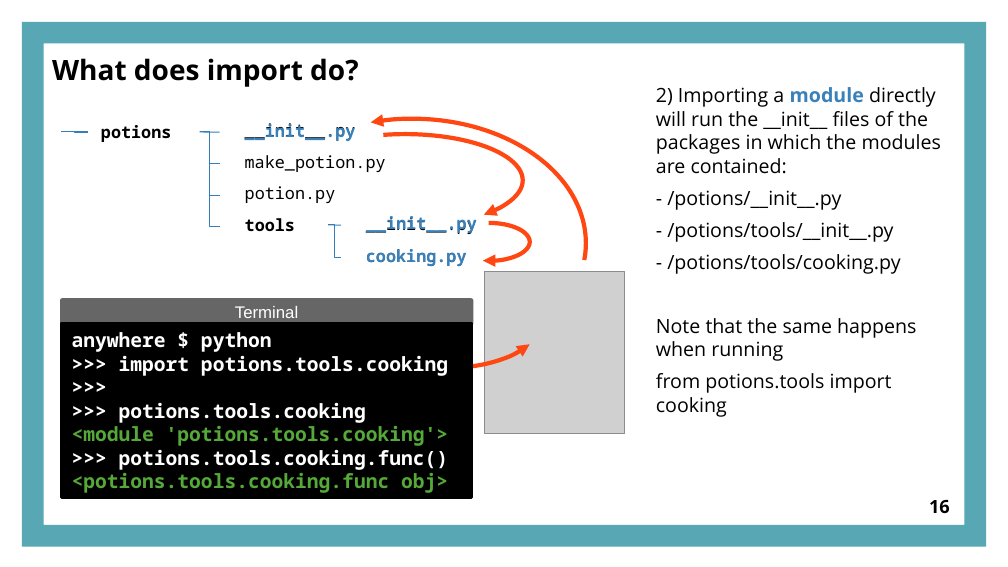
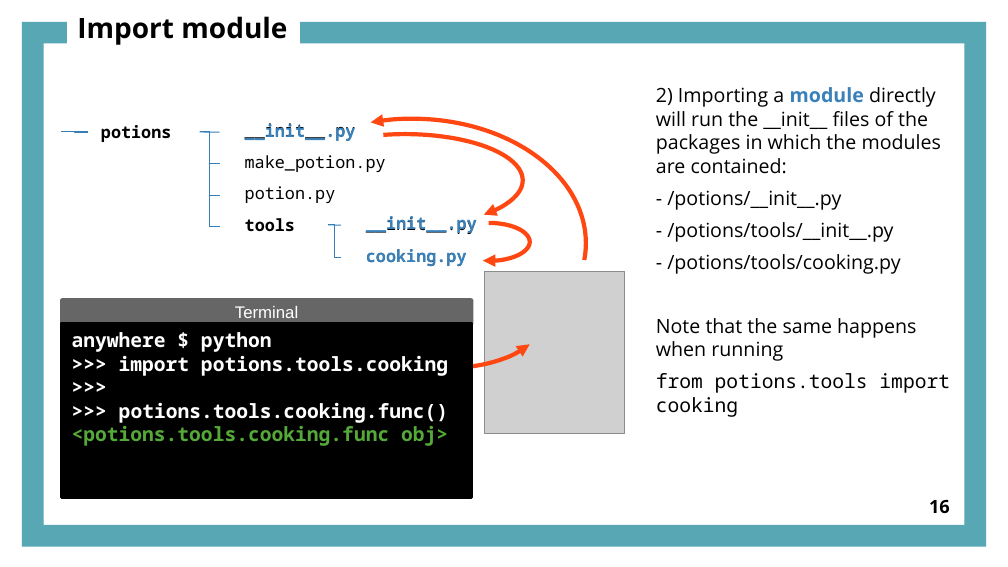
Before and after one commit to joejoeyjoseph/2019-camerino-ODD, a slide deck: slide 16 of materials/ODD_presentation.pptx. Drawn at 1008x567 pixels with LibreOffice and Linux fonts; fonts in the diff are those of the drawing; grey boxes stand for pictures. Boxes give left, top, right and bottom in pixels: in the first picture for what was removed or moved away, otherwise in the second. Text is boxed around its words. In the diff, an @@ line names an element or a change of style, - is before the commit and + after.

```diff
--- a/materials/ODD_presentation.pptx
+++ b/materials/ODD_presentation.pptx
@@ title added at (77,16,287,45), 20 pt, text #000000, bold @@
+Import module
@@ title removed at (52,58,358,87) @@
-What does import do?
@@ text at (656,373,950,417): font Open Sans to Noto Sans Mono in "from potions.tools import cooking" @@
@@ text in rectangle at (72,402,448,446): paragraphs removed @@
->>> potions.tools.cooking
-<module 'potions.tools.cooking'>
```
Also in this commit, not shown: 28 other slides changed, 2 slides added, 3 slides removed, 2 other files.
